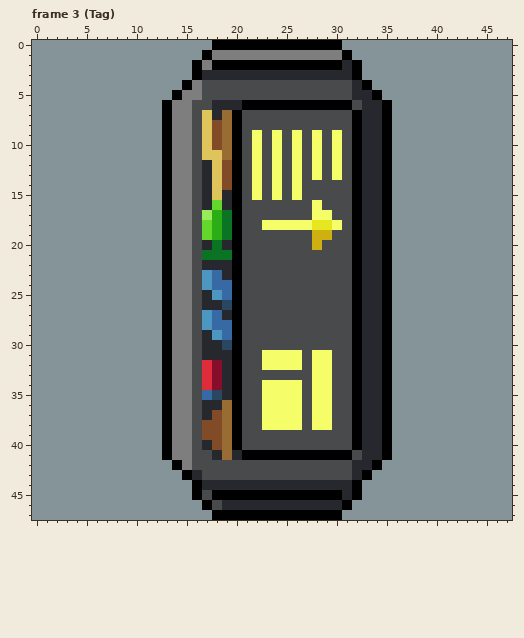
Pixel-art file, stored at Protótipos/Arquivos - Aseprite/Gameplay/caixa de municao.aseprite. Above, as it was before the edit.
48x48 pixels, 6 frames. Shown: frame 3 (Tag). The commit also changed other frames, which this record leaves out.
The same view after the edit:
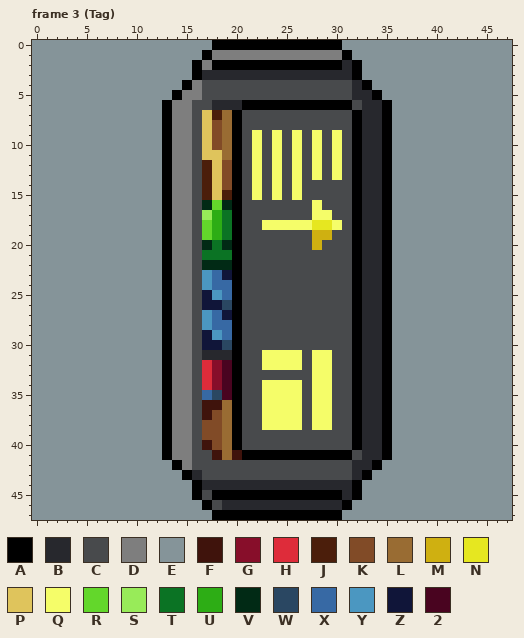
Palette (. is transparent): A #000000  B #27282d  C #484a4c  D #7e7e7e  E #859499  F #3f130c  G #870e2a  H #de2c3a  J #4b1e0b  K #814b27  L #996c33  M #cfb011  N #e6e720  P #dfc45c  Q #f5fd69  R #63d72b  S #98eb59  T #0b7324  U #2dad15  V #012a15  W #2a4762  X #3769a4  Y #4b97c1  Z #101539  2 #490420
What changed:
Frame 3 (Tag), layer "Layer 5":
Colour B becomes colour 2 in rows 32 to 35 at x 19.
Colour B becomes colour F in row 36 at x 17 to 18; in row 37 at x 17; in row 40 at x 17; in row 41 at x 18 and 20.
Colour B becomes colour J in row 7 at x 18; in rows 12 to 14 at x 17; in row 15 at x 17 and 19.
Colour B becomes colour V in row 16 at x 17 and 19; in row 20 at x 17 and 19; in row 22 at x 17 to 19.
Colour B becomes colour Z in row 23 at x 19; in row 25 at x 17; in row 26 at x 17 to 18; in row 27 at x 19; in row 29 at x 17; in row 30 at x 17 to 18.
